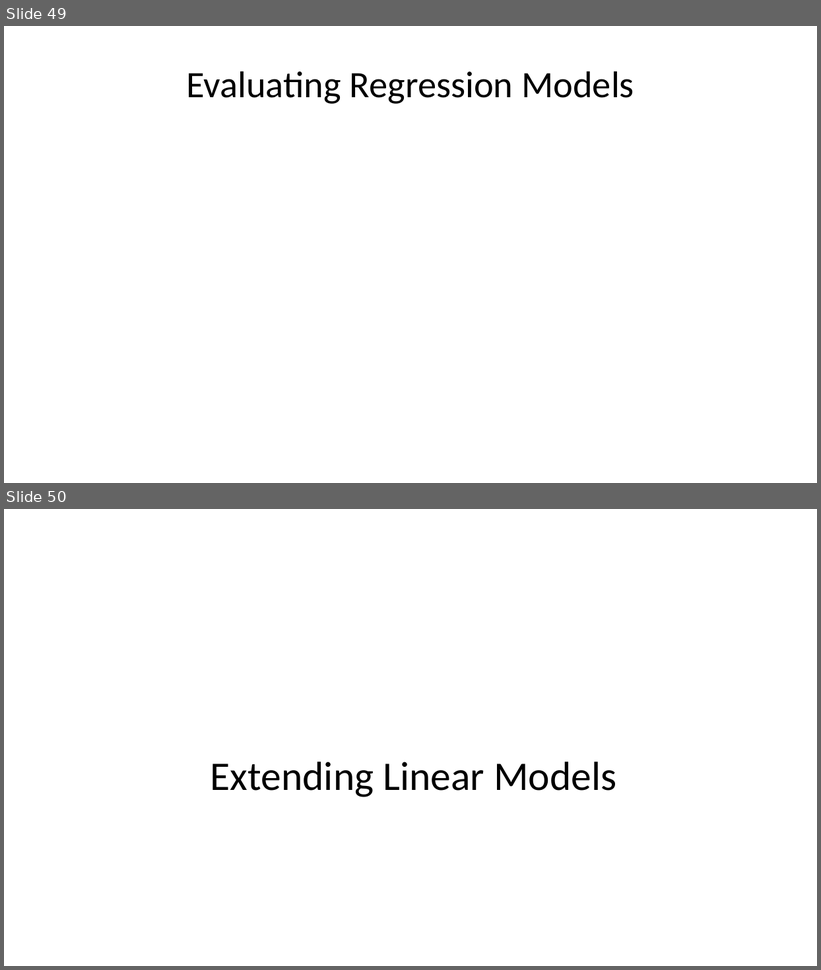
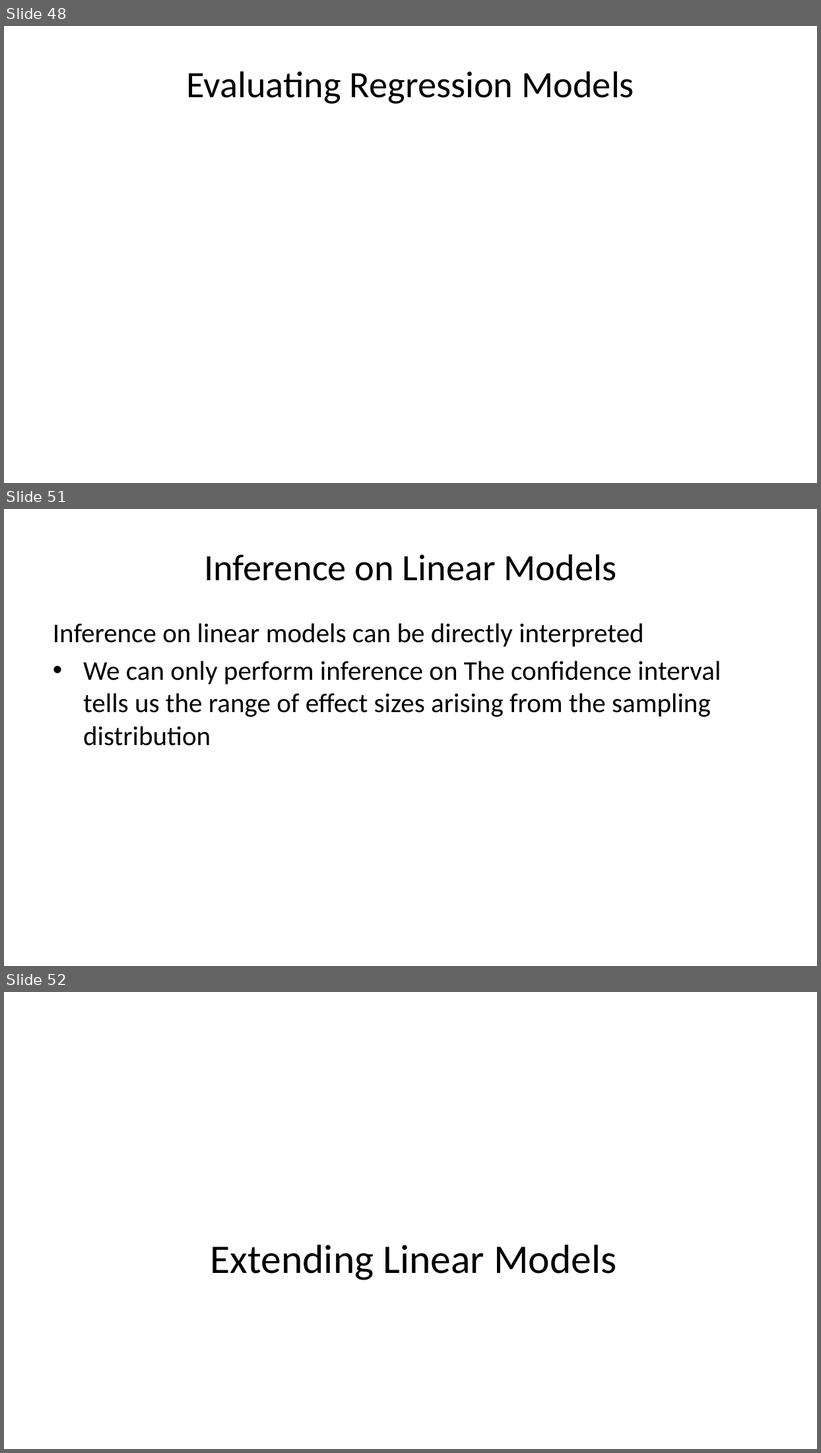
Before and after one commit to StephenElston/CSCI-E-83, a slide deck: LectureSlides/08_IntroductionToLinearModels.pptx. Shown one above the other, each under a label of ours: slides 49 and 50 before the commit, slides 48, 51 and 52 after it; the slides between them are not shown. The pictures are 821x970 and 821x1453 pixels, drawn with LibreOffice and Linux fonts; fonts in the diff are those of the drawing; grey boxes stand for pictures. Boxes give left, top, right and bottom in pixels: in the first picture for what was removed or moved away, otherwise in the second. Text is boxed around its words. In the diff, an @@ line names an element or a change of style, - is before the commit and + after.

Commit message:
Added slides on inference

```diff
--- a/LectureSlides/08_IntroductionToLinearModels.pptx
+++ b/LectureSlides/08_IntroductionToLinearModels.pptx
@@ slide 51 added at (4,509,817,966), background #FFFFFF @@
@@ title added at (204,554,617,581), 33 pt, text #000000 @@
+Inference on Linear Models
@@ text added at (53,623,721,746), 24 pt, text #000000 @@
+Inference on linear models can be directly interpreted
+• We can only perform inference on The confidence interval tells us the range of effect sizes arising from the sampling distribution
@@ what was slide 49 is now slide 48 @@
@@ what was slide 50 is now slide 52 @@
```
Also in this commit, not shown: 4 slides changed, 2 other slides added, 1 slide removed.
